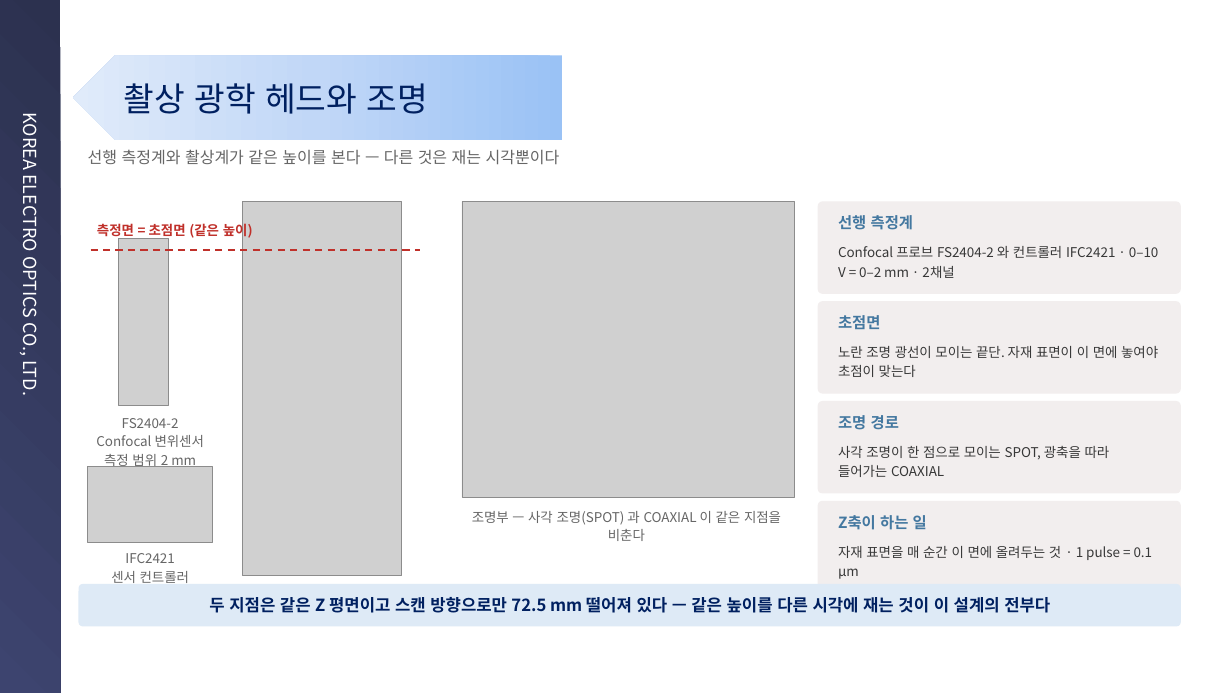
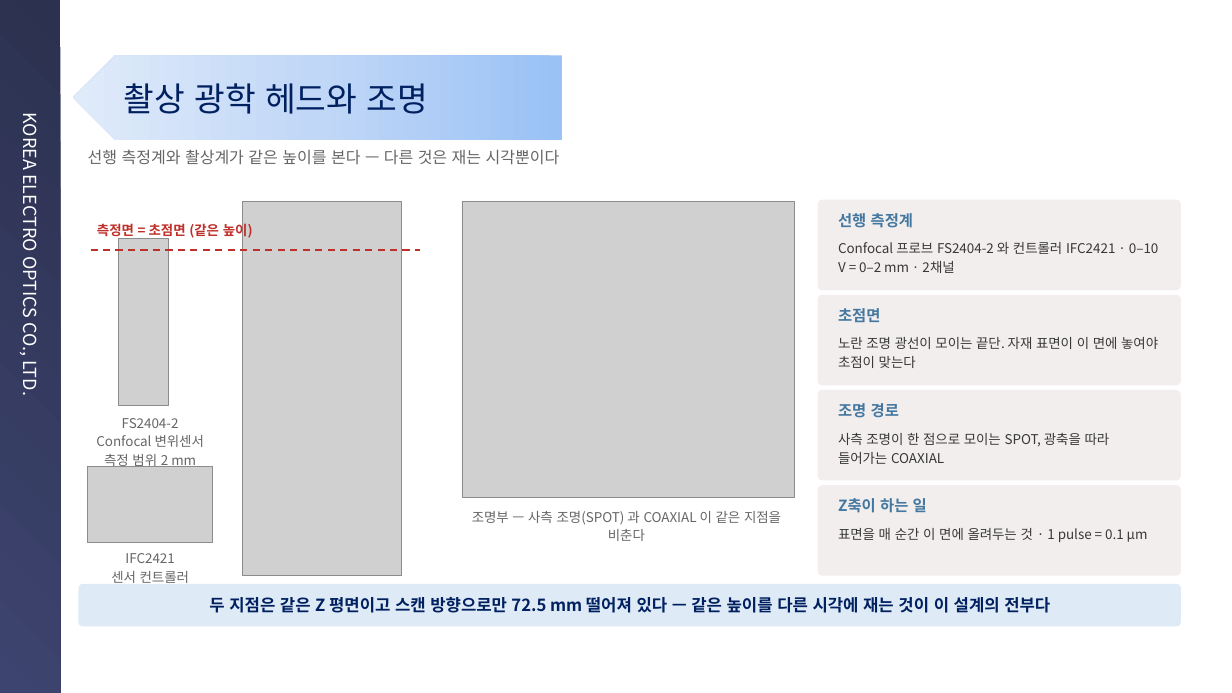
Before and after one commit to kyeongsunyu/SEQApp, a slide deck: slide 6 of Documents/기술경진대회/연구소기술경진대회_민수개발팀 윤경현_피드포워드 오토포커스_260901.pptx. Drawn at 1232x693 pixels with LibreOffice and Linux fonts; fonts in the diff are those of the drawing; grey boxes stand for pictures; background and template pictures are left out. Boxes give left, top, right and bottom in pixels: in the first picture for what was removed or moved away, otherwise in the second. Text is boxed around its words. In the diff, an @@ line names an element or a change of style, - is before the commit and + after.

```diff
--- a/Documents/기술경진대회/연구소기술경진대회_민수개발팀 윤경현_피드포워드 오토포커스_260901.pptx
+++ b/Documents/기술경진대회/연구소기술경진대회_민수개발팀 윤경현_피드포워드 오토포커스_260901.pptx
@@ rounded rectangle: place and size @@
-rounded rectangle at box(818, 201, 1181, 294)
+rounded rectangle at box(818, 200, 1181, 290)
@@ text "Confocal 프로브 FS2404-2 와 컨트롤러 ..." at box(838, 242, 1159, 273): line spacing 1.2 to 1.18 @@
@@ rounded rectangle: place and size @@
-rounded rectangle at box(818, 301, 1181, 394)
+rounded rectangle at box(818, 295, 1181, 385)
@@ text "초점면": place and size @@
-text "초점면" at box(838, 315, 880, 329)
+text "초점면" at box(838, 308, 880, 322)
@@ text "노란 조명 광선이 모이는 끝단. ..." at box(838, 337, 1158, 368): line spacing 1.2 to 1.18 @@
@@ 2 texts, 1 rounded rectangle: place and size @@
-2 texts, 1 rounded rectangle at box(818, 346, 1181, 494)
+2 texts, 1 rounded rectangle at box(818, 337, 1181, 481)
@@ text at box(838, 433, 1110, 464): text changed @@
-사각 조명이 한 점으로 모이는 SPOT, 광축을 따라 들어가는 COAXIAL
+사측 조명이 한 점으로 모이는 SPOT, 광축을 따라 들어가는 COAXIAL
@@ rounded rectangle: place and size @@
-rounded rectangle at box(818, 501, 1181, 593)
+rounded rectangle at box(818, 485, 1181, 576)
@@ text "Z축이 하는 일": place and size @@
-text "Z축이 하는 일" at box(838, 515, 927, 530)
+text "Z축이 하는 일" at box(838, 498, 927, 513)
@@ text at box(472, 511, 781, 541): text changed @@
-조명부 — 사각 조명(SPOT) 과 COAXIAL 이 같은 지점을 비춘다
+조명부 — 사측 조명(SPOT) 과 COAXIAL 이 같은 지점을 비춘다
@@ text at box(838, 528, 1148, 542): text changed @@
-자재 표면을 매 순간 이 면에 올려두는 것 · 1 pulse = 0.1 µm
+표면을 매 순간 이 면에 올려두는 것 · 1 pulse = 0.1 µm
```
Also in this commit, not shown: 1 other file.
